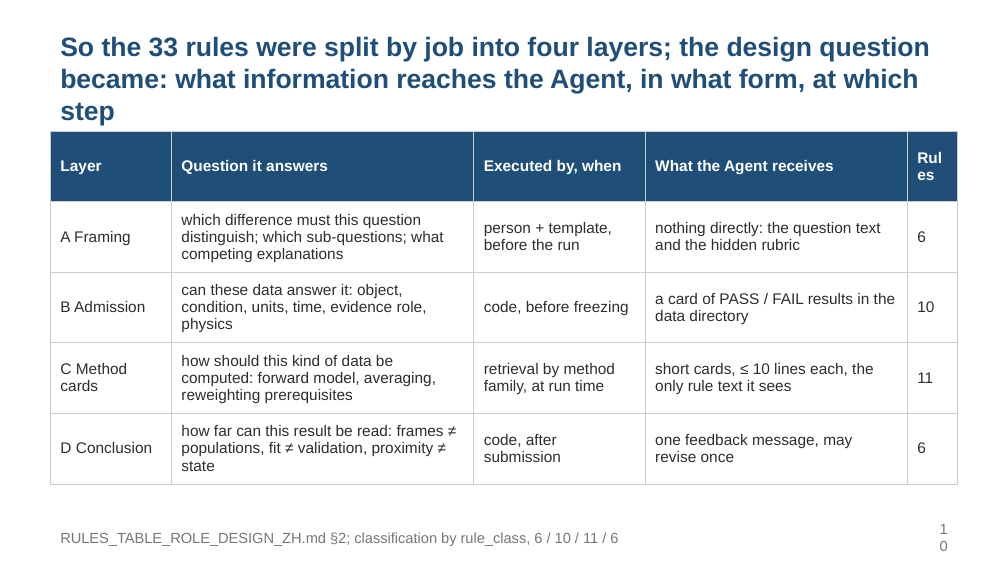
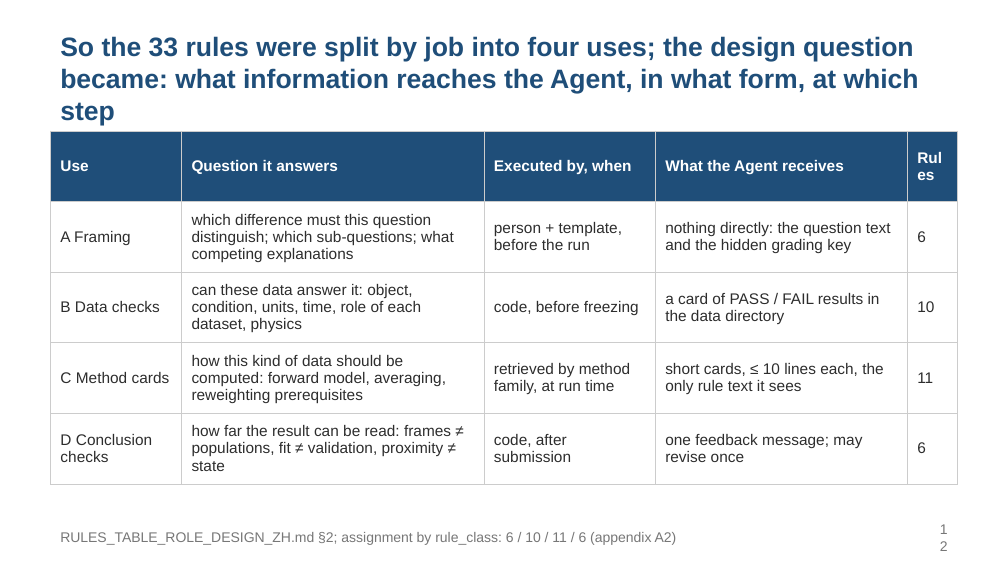
Before and after one commit to alex051107/dynamics-atlas-harness, a slide deck: slide 12 of review/rules-agent-study-20260909/development-results/SOOJUNG_DISCUSSION_20260910_EN.pptx (slide 10 before the commit). Drawn at 1008x567 pixels with LibreOffice and Linux fonts; fonts in the diff are those of the drawing. Boxes give left, top, right and bottom in pixels: in the first picture for what was removed or moved away, otherwise in the second. Text is boxed around its words. In the diff, an @@ line names an element or a change of style, - is before the commit and + after.

```diff
--- a/review/rules-agent-study-20260909/development-results/SOOJUNG_DISCUSSION_20260910_EN.pptx
+++ b/review/rules-agent-study-20260909/development-results/SOOJUNG_DISCUSSION_20260910_EN.pptx
@@ text at box(60, 36, 919, 125): text changed @@
-So the 33 rules were split by job into four layers; the design question became: what information reaches the Agent, in what form, at which step
+So the 33 rules were split by job into four uses; the design question became: what information reaches the Agent, in what form, at which step
@@ table at box(50, 131, 958, 475) @@
-row 1, column 1: Layer
+row 1, column 1: Use
-row 2, column 4: nothing directly: the question text and the hidden rubric
+row 2, column 4: nothing directly: the question text and the hidden grading key
-row 3, column 1: B Admission
+row 3, column 1: B Data checks
-row 3, column 2: can these data answer it: object, condition, units, time, evidence role, physics
+row 3, column 2: can these data answer it: object, condition, units, time, role of each dataset, physics
-row 4, column 2: how should this kind of data be computed: forward model, averaging, reweighting prerequisites
+row 4, column 2: how this kind of data should be computed: forward model, averaging, reweighting prerequisites
-row 4, column 3: retrieval by method family, at run time
+row 4, column 3: retrieved by method family, at run time
-row 5: D Conclusion | how far can this result be read: frames ≠ populations, fit ≠ validation, proximity ≠ state | code, after submission | one feedback message, may revise once | 6
+row 5: D Conclusion checks | how far the result can be read: frames ≠ populations, fit ≠ validation, proximity ≠ state | code, after submission | one feedback message; may revise once | 6
@@ text at box(60, 532, 677, 545): text changed; size 10.5 to 10 pt @@
-RULES_TABLE_ROLE_DESIGN_ZH.md §2; classification by rule_class, 6 / 10 / 11 / 6
+RULES_TABLE_ROLE_DESIGN_ZH.md §2; assignment by rule_class: 6 / 10 / 11 / 6 (appendix A2)
@@ text at box(927, 522, 958, 552): text changed; size 10.5 to 10 pt @@
-10
+12
```
Also in this commit, not shown: 22 other slides changed, 3 slides added, 11 other files.
